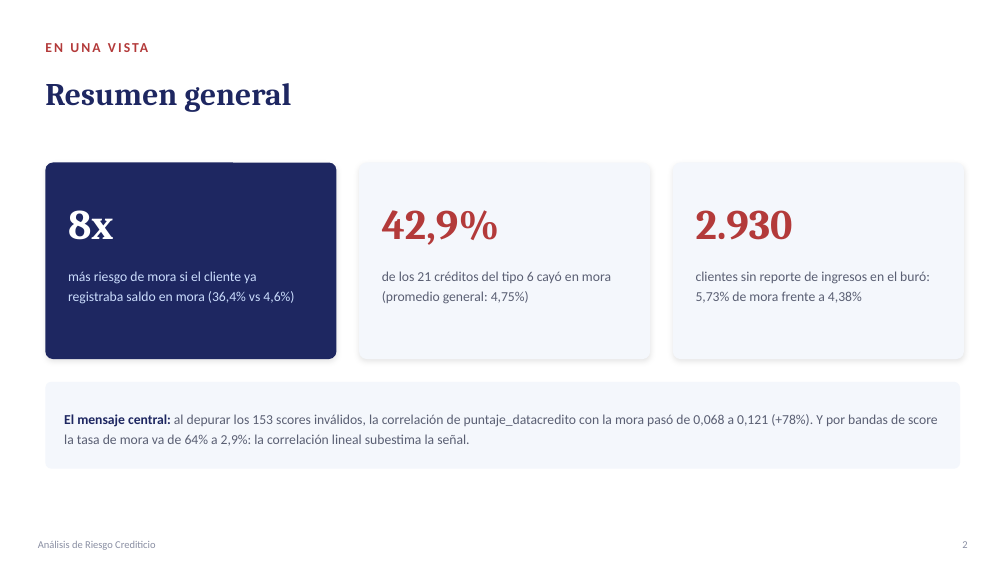
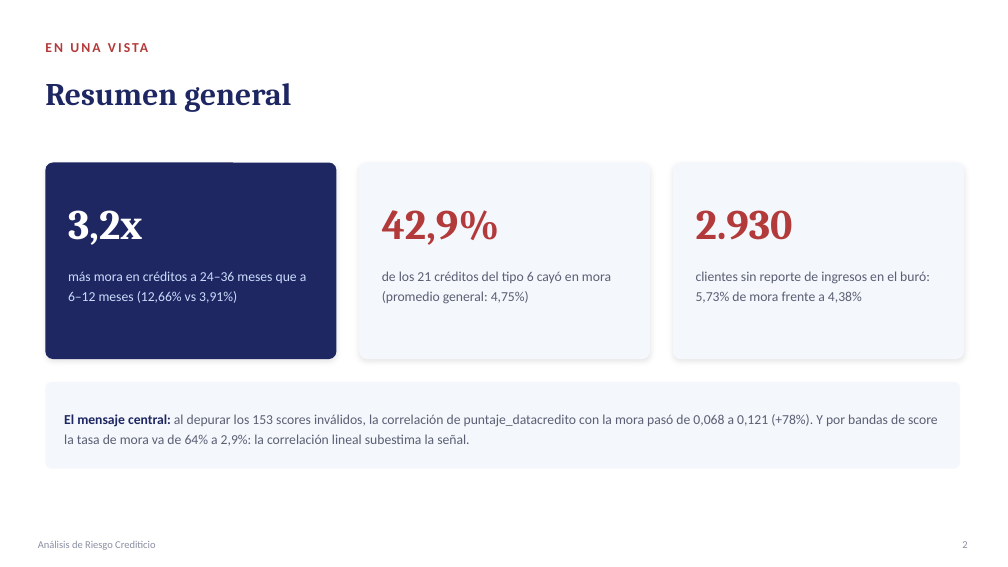
Before and after one commit to papiarcacamilo/MLOPS_CURSE, a slide deck: slide 2 of PRESENTACION.pptx. Drawn at 1008x567 pixels with LibreOffice and Linux fonts; fonts in the diff are those of the drawing. Boxes give left, top, right and bottom in pixels: in the first picture for what was removed or moved away, otherwise in the second. Text is boxed around its words. In the diff, an @@ line names an element or a change of style, - is before the commit and + after.

Commit message:
Fase 1: confirmacion de fuga en saldo_mora

```diff
--- a/PRESENTACION.pptx
+++ b/PRESENTACION.pptx
@@ text at [68,210,142,245]: text changed @@
-8x
+3,2x
@@ text at [68,271,307,303]: text changed @@
-más riesgo de mora si el cliente ya registraba saldo en mora (36,4% vs 4,6%)
+más mora en créditos a 24–36 meses que a 6–12 meses (12,66% vs 3,91%)
```
Also in this commit, not shown: 2 other files.
